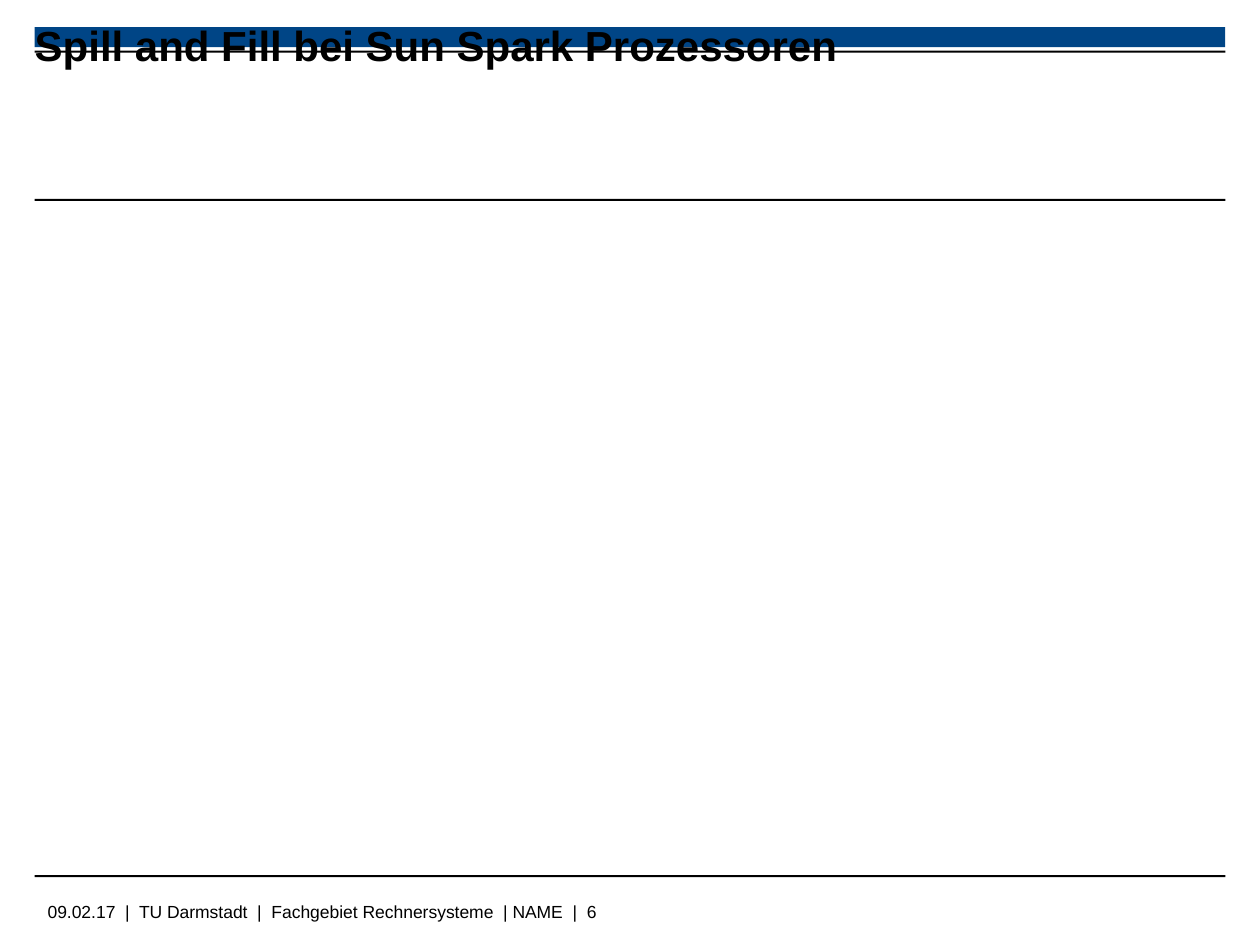
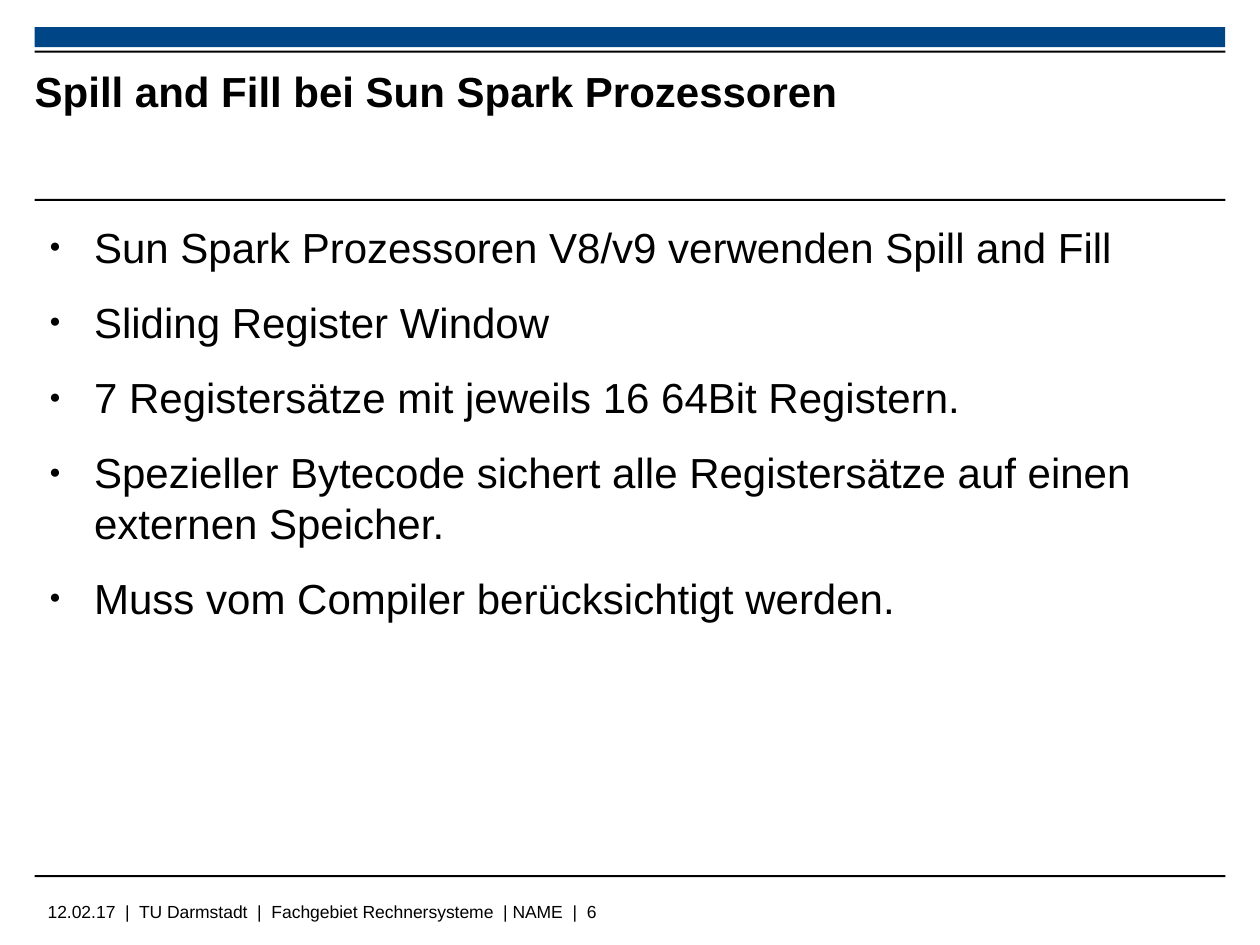
Before and after one commit to Wiero/PS_RS_REPORT, a slide deck: slide 6 of libreoffice_presentation.odp. Drawn at 1260x945 pixels with LibreOffice and Linux fonts; fonts in the diff are those of the drawing; background and template pictures are left out. Boxes give left, top, right and bottom in pixels: in the first picture for what was removed or moved away, otherwise in the second. Text is boxed around its words. In the diff, an @@ line names an element or a change of style, - is before the commit and + after.

```diff
--- a/libreoffice_presentation.odp
+++ b/libreoffice_presentation.odp
@@ title "Spill and Fill bei Sun ...": place and size @@
-title "Spill and Fill bei Sun ..." at box(35, 30, 837, 69)
+title "Spill and Fill bei Sun ..." at box(35, 76, 837, 115)
@@ text added at box(94, 232, 1131, 622), 24 pt, text #000000 @@
+● Sun Spark Prozessoren V8/v9 verwenden Spill and Fill
+● Sliding Register Window
+● 7 Registersätze mit jeweils 16 64Bit Registern.
+● Spezieller Bytecode sichert alle Registersätze auf einen externen Speicher.
+● Muss vom Compiler berücksichtigt werden.
@@ text at box(48, 905, 597, 922): text changed @@
-09.02.17 | TU Darmstadt | Fachgebiet Rechnersysteme | NAME | 6
+12.02.17 | TU Darmstadt | Fachgebiet Rechnersysteme | NAME | 6
```
Also in this commit, not shown: 5 other slides changed, 3 slides added, 3 slides removed, 1 other file.
